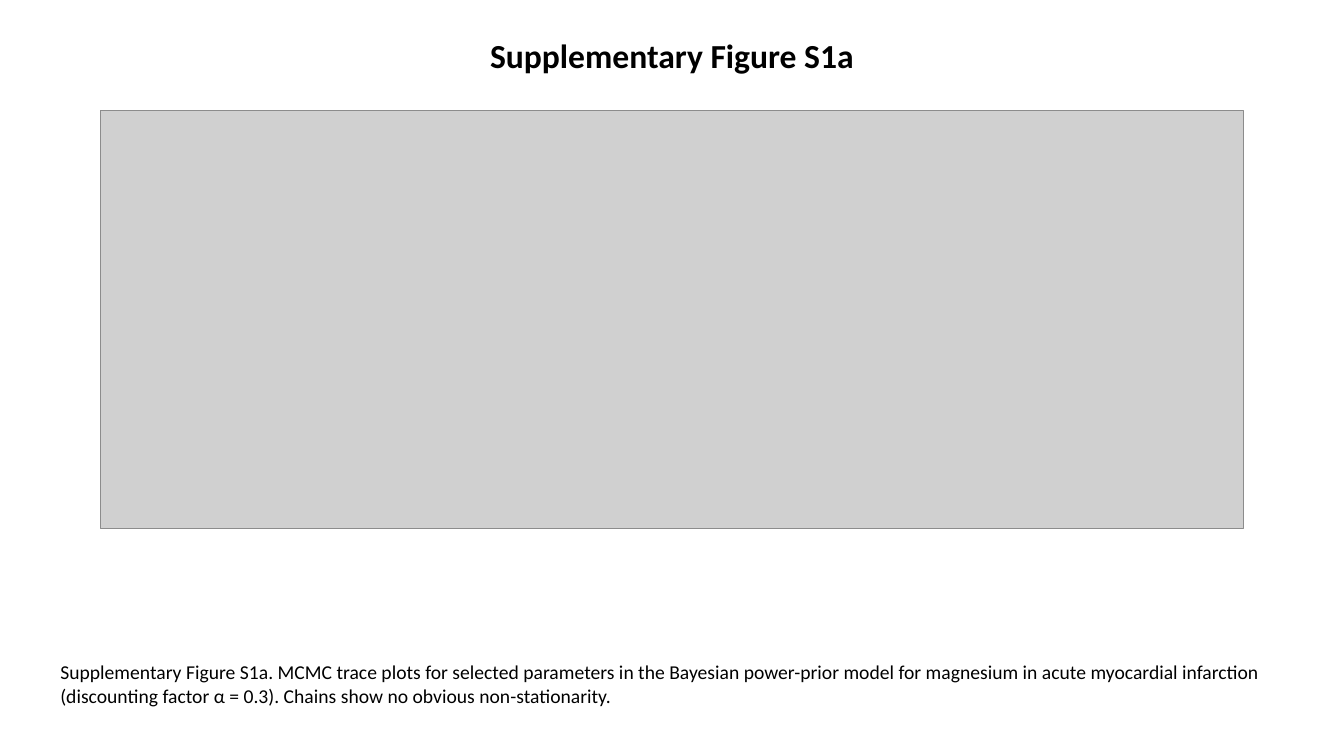
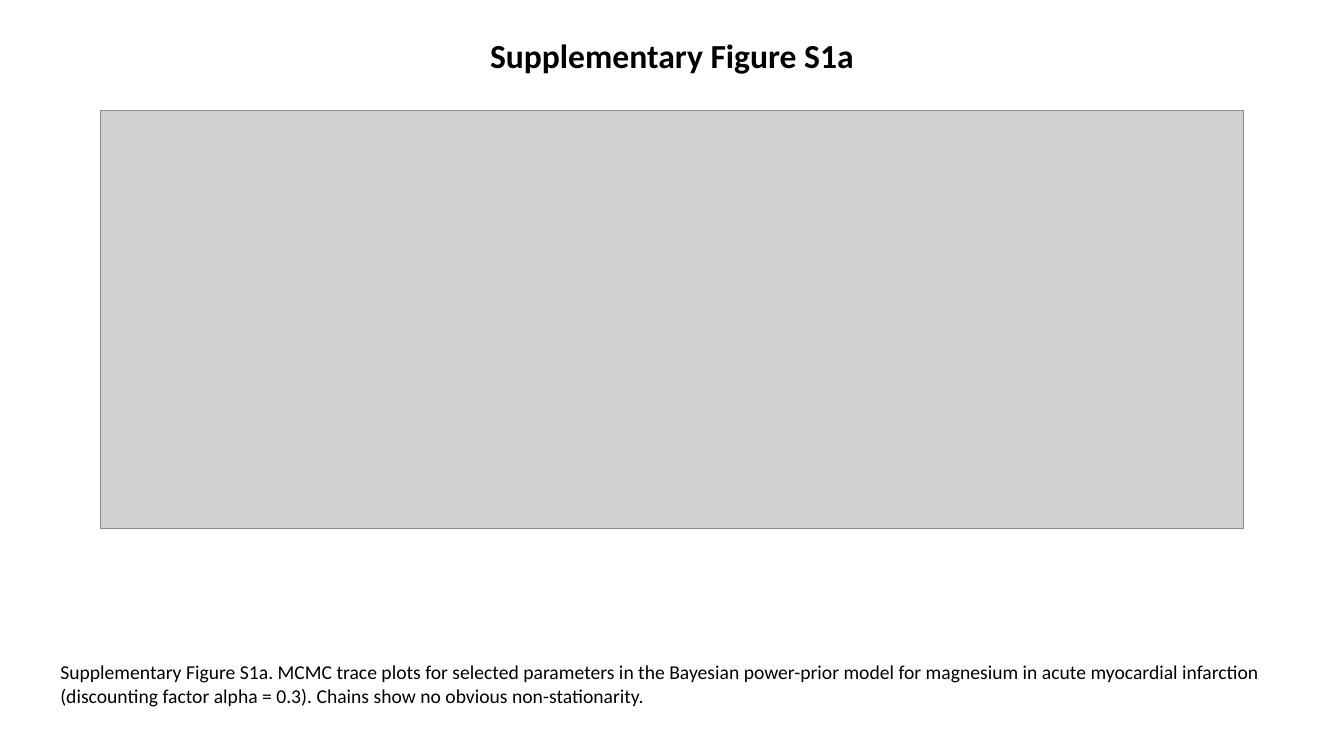
Before and after one commit to bougtoir/kotha-rct-decomposition, a slide deck: slide 1 of rct-decomposition/KOTHA_Framework_ClinicalTrials_supplementary_figures.pptx. Drawn at 1344x756 pixels with LibreOffice and Linux fonts; fonts in the diff are those of the drawing; grey boxes stand for pictures. Boxes give left, top, right and bottom in pixels: in the first picture for what was removed or moved away, otherwise in the second. Text is boxed around its words. In the diff, an @@ line names an element or a change of style, - is before the commit and + after.

```diff
--- a/rct-decomposition/KOTHA_Framework_ClinicalTrials_supplementary_figures.pptx
+++ b/rct-decomposition/KOTHA_Framework_ClinicalTrials_supplementary_figures.pptx
@@ text at box(60, 665, 1258, 707): text changed @@
-Supplementary Figure S1a. MCMC trace plots for selected parameters in the Bayesian power-prior model for magnesium in acute myocardial infarction (discounting factor α = 0.3). Chains show no obvious non-stationarity.
+Supplementary Figure S1a. MCMC trace plots for selected parameters in the Bayesian power-prior model for magnesium in acute myocardial infarction (discounting factor alpha = 0.3). Chains show no obvious non-stationarity.
```
Also in this commit, not shown: 2 other slides changed, 29 other files.
